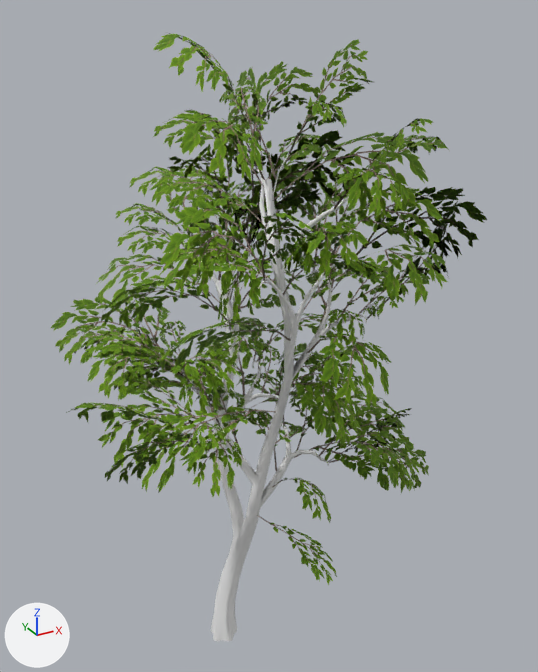
The glTF model data/chess/land/m/birch.glb as it was, and as the next commit left it.
Before and after are seen from a camera (50 mm lens) standing at (-0.473, -0.955, 1.02) and looking at (0.05, -0.005, 0.545). Lighting does not change. The marker at lower left points along +X, +Y and +Z. The older version comes first. Where no turn or scale is listed for an object, it has been applied to the vertices. Vertices at exactly the same position are counted once.

Names of what the first picture shows: 'm_0', 'm_1'.
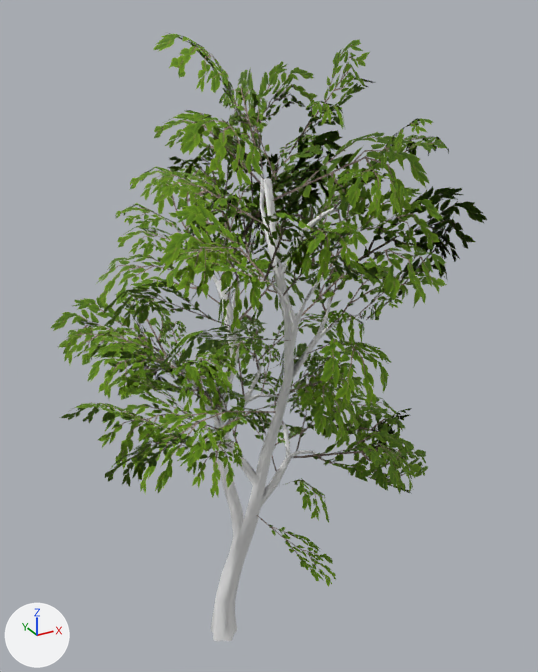
Location of each change, [x1, y1, x2, y2] in pixels of the pictures (538 x 672 px):
'm_1', reshaped: before [51, 32, 487, 585]; after [51, 32, 487, 587]
part 1 of me_mesh_1, deleted (green): before [54, 37, 484, 585]

The change in detail:
me_mesh_1 is used by ob_m_1; location (0.0, 0.0, 0.0).
me_mesh_1 had 2552 vertices, 3480 faces and spanned x -0.306..0.306, y -0.338..0.338, z 0.18..1.0.
me_mesh_1 now has 1347 vertices, 1572 faces and spans x -0.306..0.306, y -0.338..0.338, z 0.18..1.0.
me_mesh_1 part 1: 1205 vertices removed from x -0.281..0.298, y -0.327..0.317, z 0.21..0.965.
